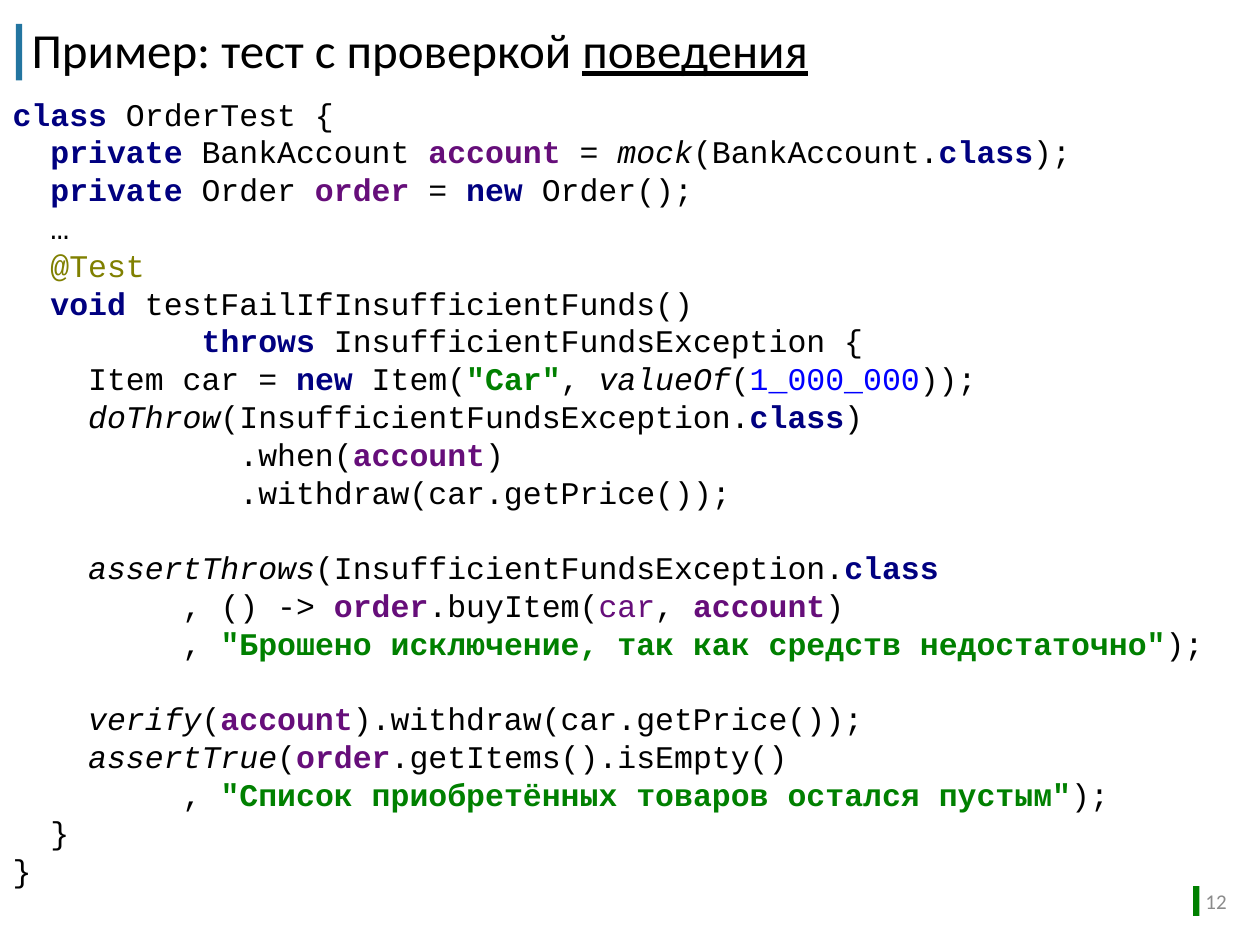
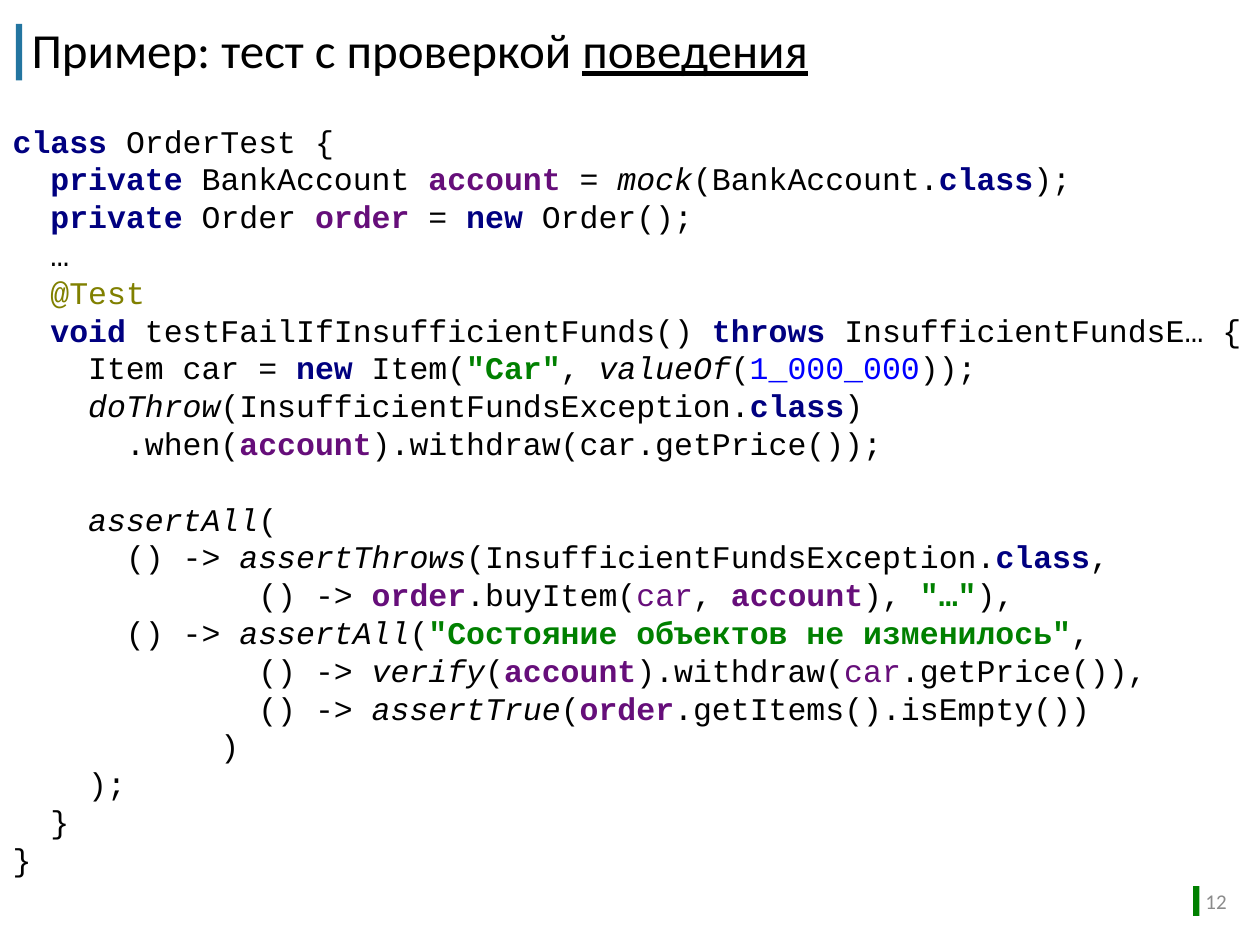
Before and after one commit to sbtqa/tutorials, a slide deck: slide 12 of automationqa-course/11.advanced/mockito/1.What is mockito/Зачем нужен mockito.pptx. Drawn at 1260x945 pixels with LibreOffice and Linux fonts; fonts in the diff are those of the drawing; background and template pictures are left out. Boxes give left, top, right and bottom in pixels: in the first picture for what was removed or moved away, otherwise in the second. Text is boxed around its words. In the diff, an @@ line names an element or a change of style, - is before the commit and + after.

Commit message:
assertAll в презентации

```diff
--- a/automationqa-course/11.advanced/mockito/1.What is mockito/Зачем нужен mockito.pptx
+++ b/automationqa-course/11.advanced/mockito/1.What is mockito/Зачем нужен mockito.pptx
@@ text at box(13, 130, 1203, 727): text changed @@
-class OrderTest {
-private BankAccount account = mock(BankAccount.class);
-private Order order = new Order();
-…
-@Test
-void testFailIfInsufficientFunds()
-throws InsufficientFundsException {
-Item car = new Item("Car", valueOf(1_000_000));
-doThrow(InsufficientFundsException.class)
-.when(account)
-.withdraw(car.getPrice());
-assertThrows(InsufficientFundsException.class
-, () -> order.buyItem(car, account)
-, "Брошено исключение, так как средств недостаточно");
-verify(account).withdraw(car.getPrice());
-assertTrue(order.getItems().isEmpty()
-, "Список приобретённых товаров остался пустым");
-}
-}
+class OrderTest {
+private BankAccount account = mock(BankAccount.class);
+private Order order = new Order();
+…
+@Test
+void testFailIfInsufficientFunds() throws InsufficientFundsE… {
+Item car = new Item("Car", valueOf(1_000_000));
+doThrow(InsufficientFundsException.class)
+.when(account).withdraw(car.getPrice());
+assertAll(
+() -> assertThrows(InsufficientFundsException.class,
+() -> order.buyItem(car, account), "…"),
+() -> assertAll("Состояние объектов не изменилось",
+() -> verify(account).withdraw(car.getPrice()),
+() -> assertTrue(order.getItems().isEmpty())
+)
+);
+}
+}
```
Also in this commit, not shown: 3 other slides changed, 1 other file.
